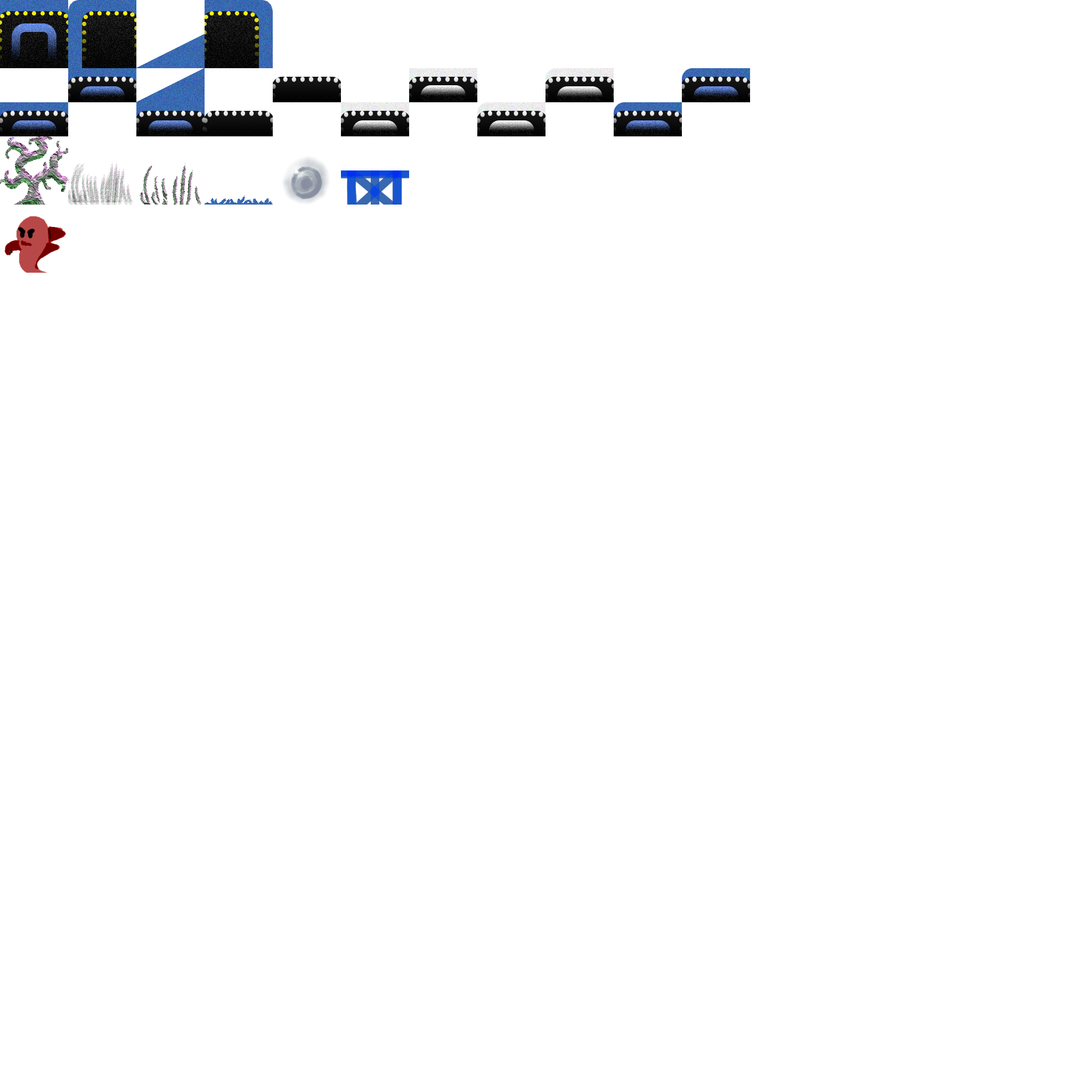
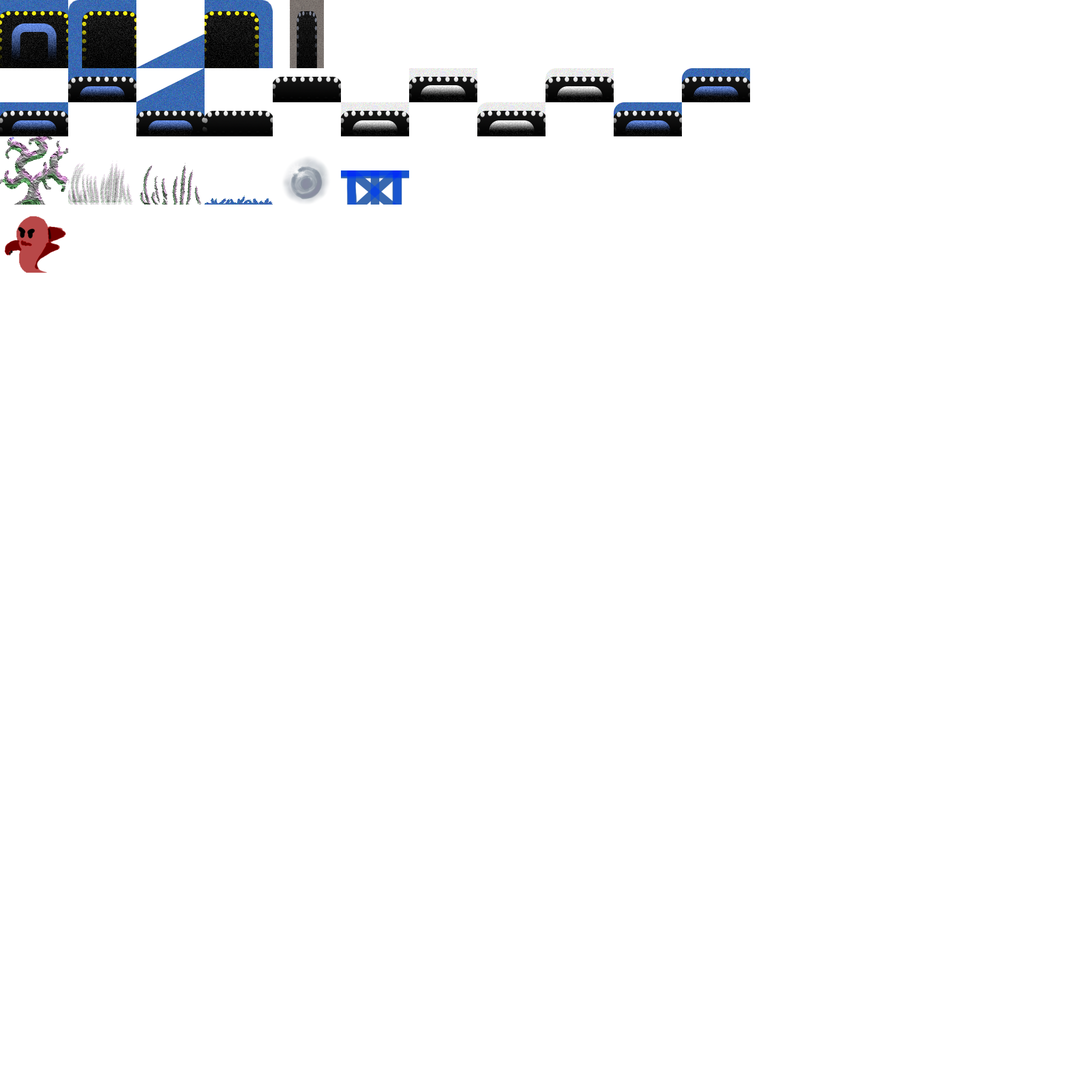
The second (1091, 1091) image is a revision of the first. Changes to its layers:
added layer "Layer 2" above "Layer 1" over (x1=289, y1=0, x2=325, y2=69)
